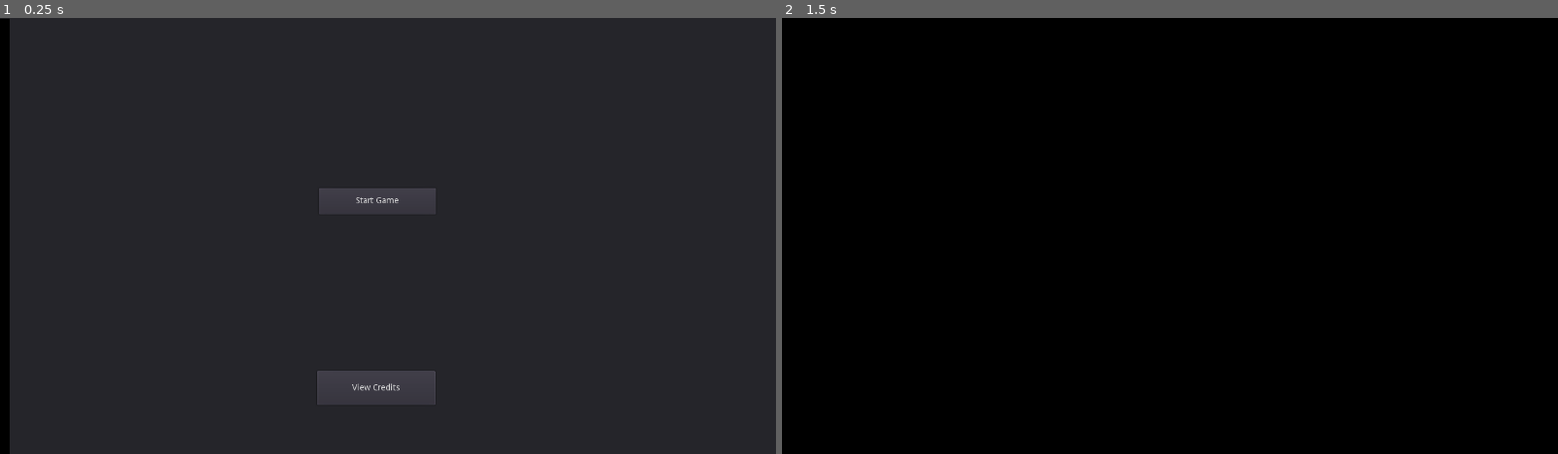
Above: before the commit, frames 1-2 (left to right).
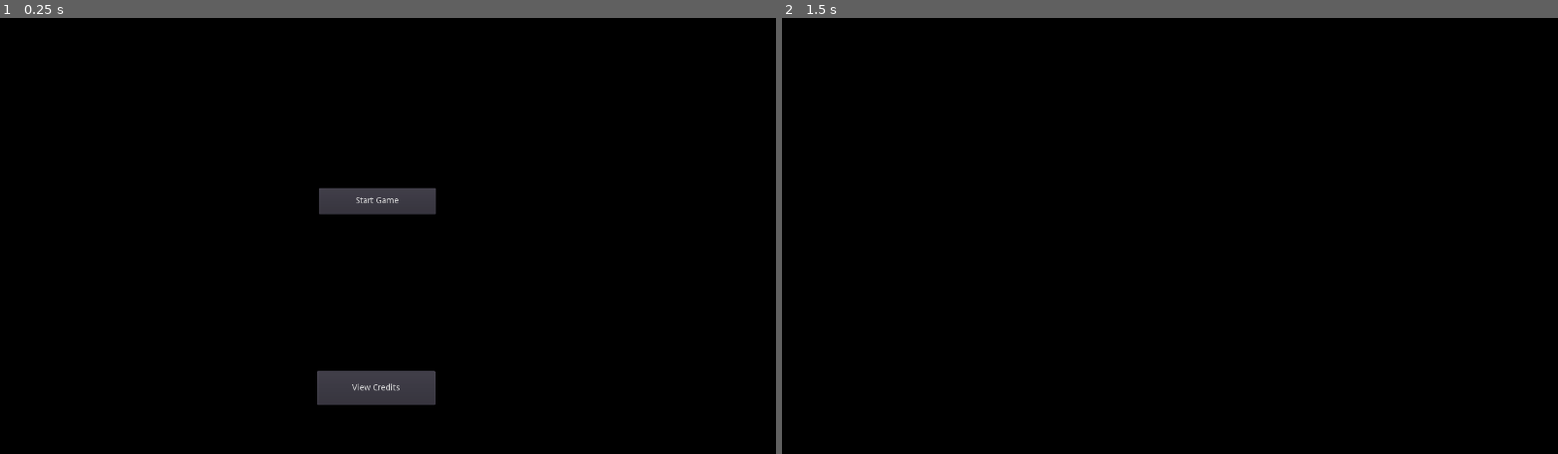
Above: after the commit, the same moments.

Repository: Feketelo/DycerLyfe-International-RenPy-
Game: Godot game, scene res://DycerLyfe.tscn
Two runs of this game, one before a commit and one after it. Both use one fixed random seed, a clock stepped at 60 frames per second and the inputs below.
Inputs:
- Up to frame 1 (0.25 s): no input
- Up to frame 2 (1.5 s): click "Start Game" at 0.5 s; tap Enter (ui_accept) at 1.25 s

The runs differ from the first frame. In frame 1, 97% of the frame differs, in the area x 0-100%, y 0-100%; in frame 2, nothing differs.

Commit message:
stuff

Diff:
--- a/DycerLyfe.tscn
+++ b/DycerLyfe.tscn
@@ -112,6 +112,9 @@
 "values": [ null ]
 }
 
+[sub_resource type="StyleBoxFlat" id=6]
+bg_color = Color( 0, 0, 0, 1 )
+
 [node name="DycerLyfe" type="Node2D"]
 
 [node name="Background" type="Sprite" parent="."]
@@ -214,6 +217,7 @@
 margin_top = -16.0
 margin_right = 1322.0
 margin_bottom = 761.0
+custom_styles/panel = SubResource( 6 )
 
 [node name="Button" type="Button" parent="StartScreen"]
 margin_left = 549.0
Not shown: 1 places in DycerLyfe.tscn that only renumber resources
